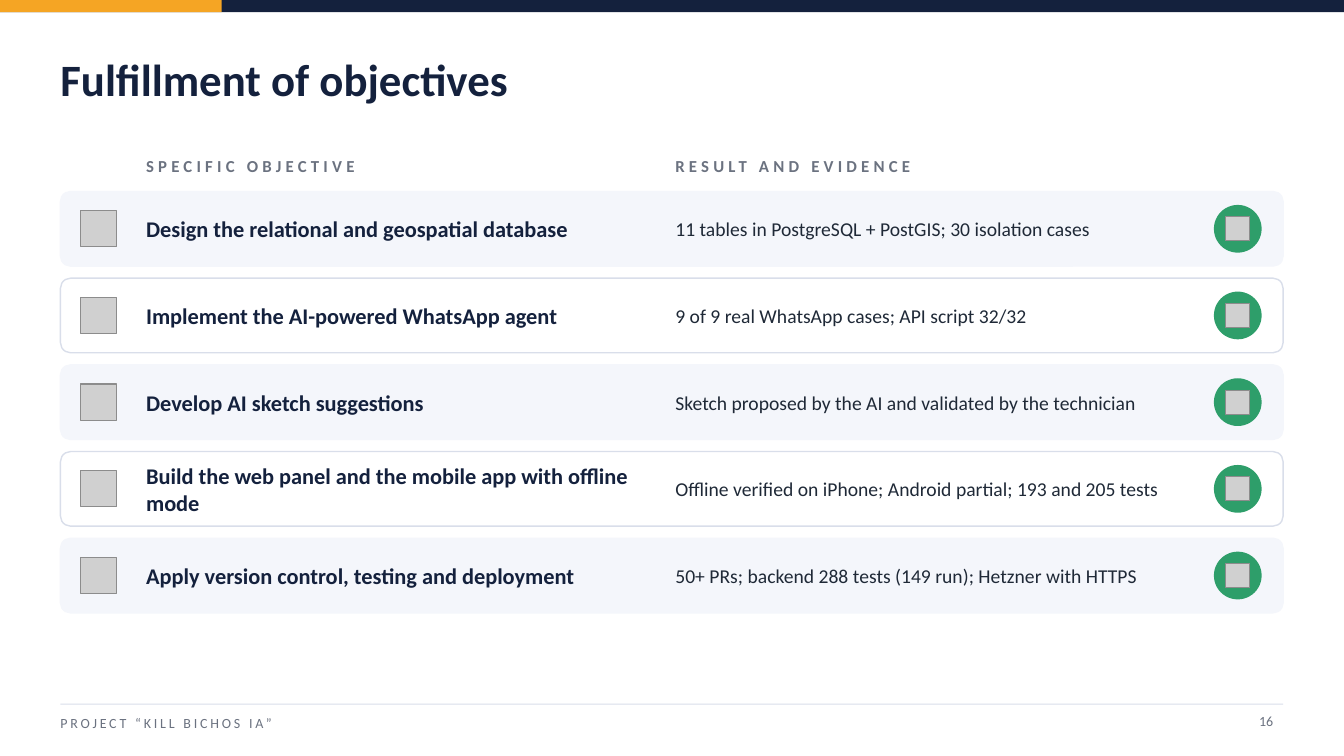
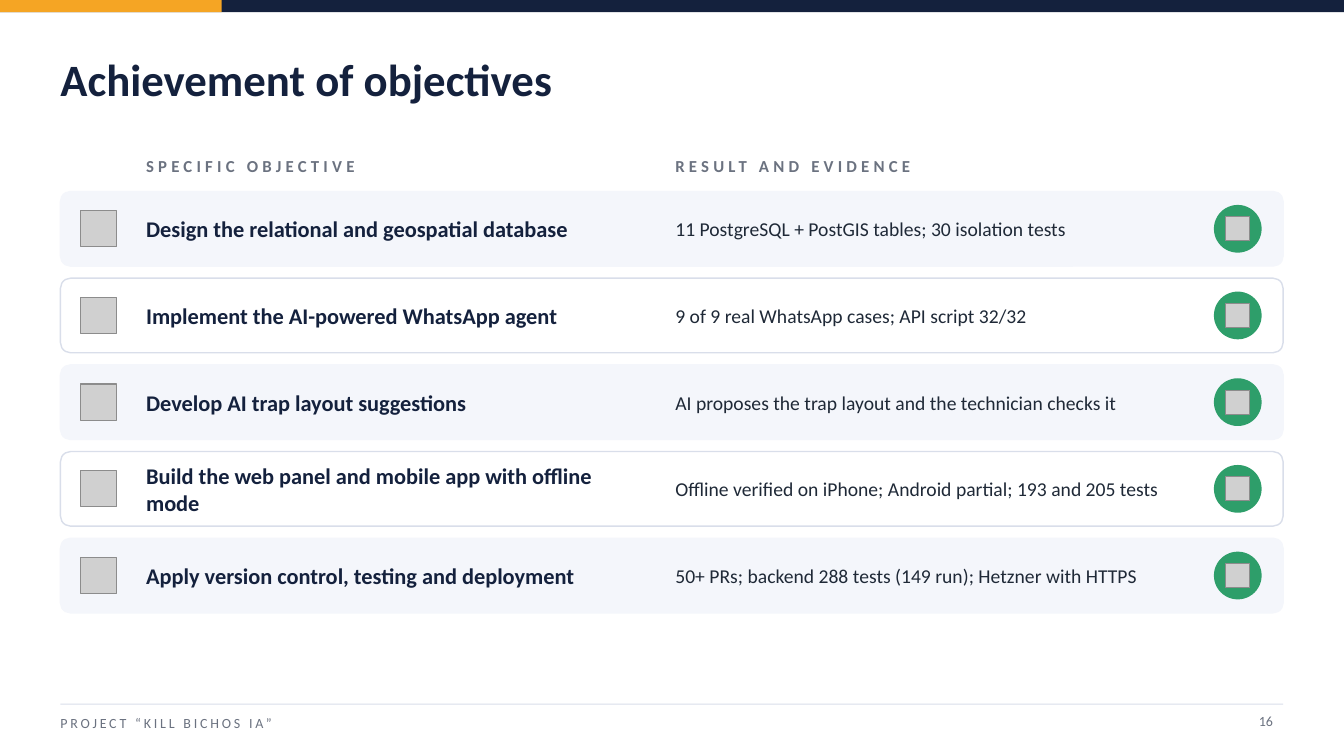
Before and after one commit to j4vierlb/PROYECTO-TESIS-, a slide deck: slide 16 of Fase 3/Evidencias Grupales/Presentación Final del proyecto (Inglés).pptx. Drawn at 1344x756 pixels with LibreOffice and Linux fonts; fonts in the diff are those of the drawing; grey boxes stand for pictures; background and template pictures are left out. Boxes give left, top, right and bottom in pixels: in the first picture for what was removed or moved away, otherwise in the second. Text is boxed around its words. In the diff, an @@ line names an element or a change of style, - is before the commit and + after.

```diff
--- a/Fase 3/Evidencias Grupales/Presentación Final del proyecto (Inglés).pptx
+++ b/Fase 3/Evidencias Grupales/Presentación Final del proyecto (Inglés).pptx
@@ text at [60, 64, 552, 104]: text changed @@
-Fulfillment of objectives
+Achievement of objectives
@@ text at [675, 222, 1066, 240]: text changed @@
-11 tables in PostgreSQL + PostGIS; 30 isolation cases
+11 PostgreSQL + PostGIS tables; 30 isolation tests
@@ text at [146, 395, 466, 415]: text changed @@
-Develop AI sketch suggestions
+Develop AI trap layout suggestions
@@ text at [675, 396, 1116, 413]: text changed @@
-Sketch proposed by the AI and validated by the technician
+AI proposes the trap layout and the technician checks it
@@ text at [146, 468, 591, 511]: text changed @@
-Build the web panel and the mobile app with offline mode
+Build the web panel and mobile app with offline mode
```
Also in this commit, not shown: 17 other slides changed, 3 other files.
